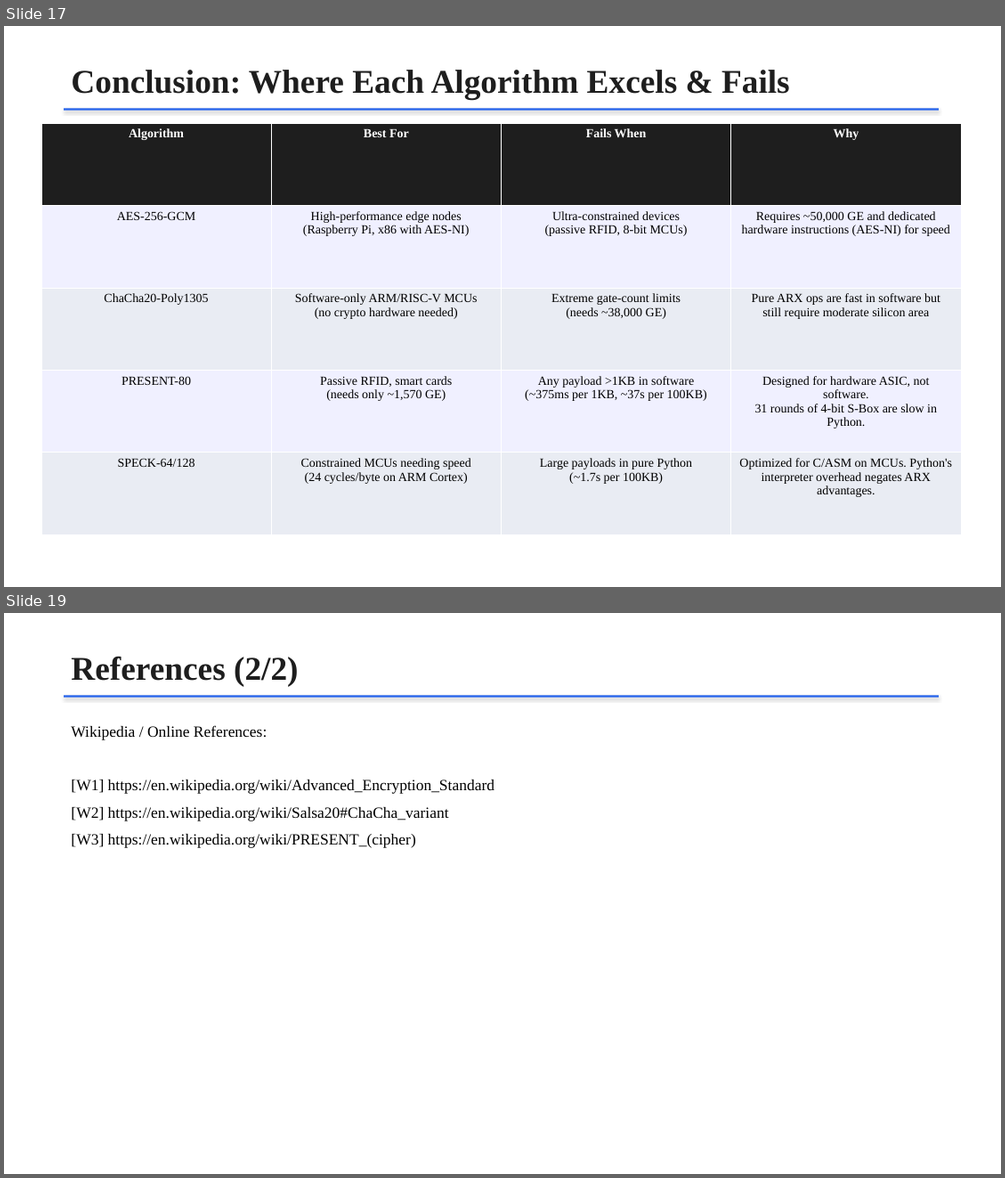
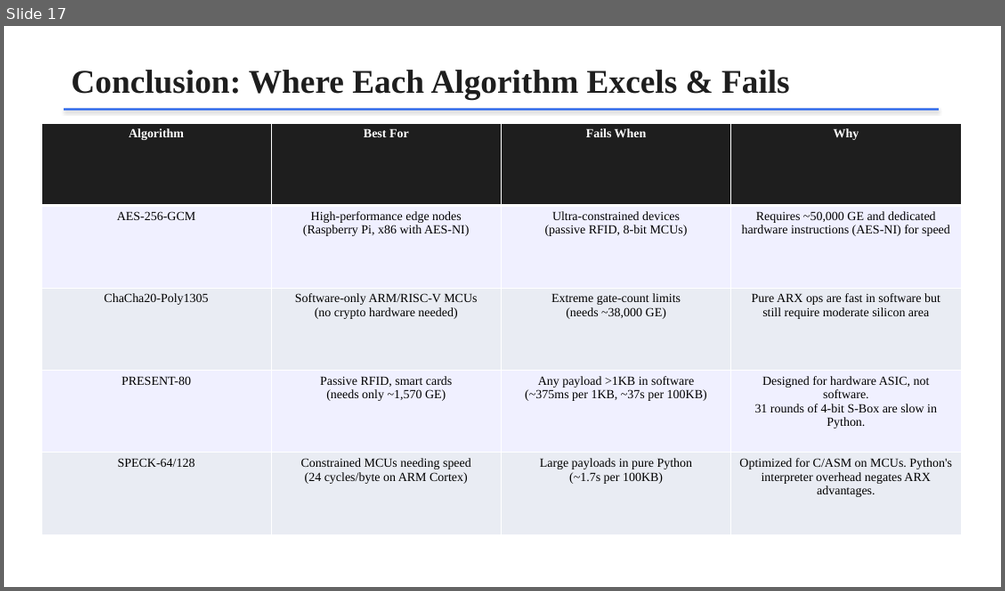
Before and after one commit to Krish6115/Distributed_Systems, a slide deck: Encryption_Edge_Devices_Presentation.pptx. Shown one above the other, each under a label of ours: slides 17 and 19 before the commit, slide 17 after it; the slides between them are not shown. The pictures are 1005x1178 and 1005x591 pixels, drawn with LibreOffice and Linux fonts; fonts in the diff are those of the drawing. Boxes give left, top, right and bottom in pixels: in the first picture for what was removed or moved away, otherwise in the second. Text is boxed around its words. In the diff, an @@ line names an element or a change of style, - is before the commit and + after.

```diff
--- a/Encryption_Edge_Devices_Presentation.pptx
+++ b/Encryption_Edge_Devices_Presentation.pptx
@@ slide 19 removed at (4,613,1001,1174), background #FFFFFF @@
@@ text removed at (71,656,299,686) @@
-References (2/2)
@@ rectangle removed at (64,695,938,698) @@
@@ text removed at (71,725,494,848) @@
-Wikipedia / Online References:
-[W1] https://en.wikipedia.org/wiki/Advanced_Encryption_Standard
-[W2] https://en.wikipedia.org/wiki/Salsa20#ChaCha_variant
-[W3] https://en.wikipedia.org/wiki/PRESENT_(cipher)
```
Also in this commit, not shown: 9 slides changed, 1 other file.
